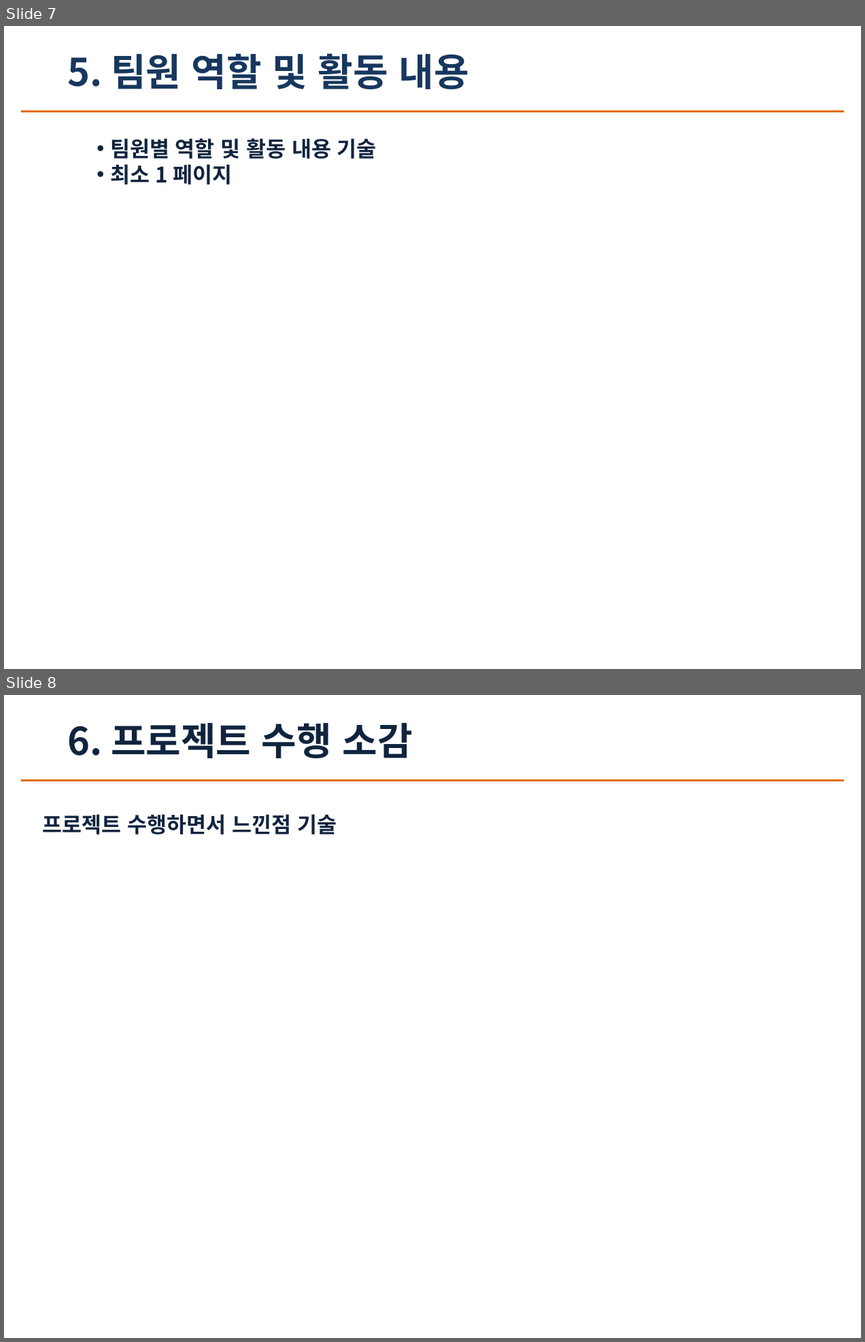
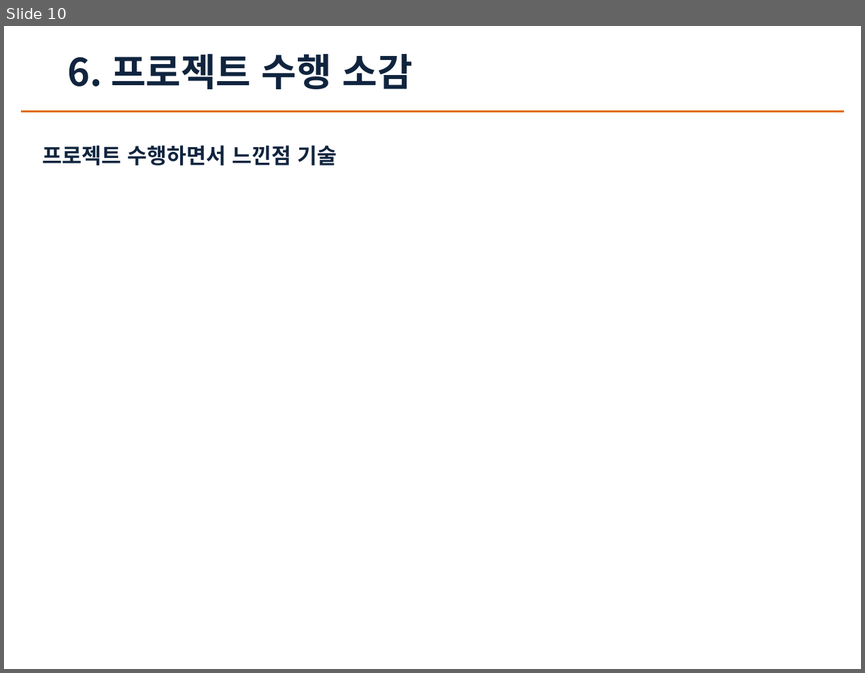
Before and after one commit to Hong-lol/sever11team, a slide deck: 서버프로그래밍11팀.pptx. Shown one above the other, each under a label of ours: slides 7 and 8 before the commit, slide 10 after it. The pictures are 865x1342 and 865x673 pixels, drawn with LibreOffice and Linux fonts; fonts in the diff are those of the drawing. Boxes give left, top, right and bottom in pixels: in the first picture for what was removed or moved away, otherwise in the second. Text is boxed around its words. In the diff, an @@ line names an element or a change of style, - is before the commit and + after.

```diff
--- a/서버프로그래밍11팀.pptx
+++ b/서버프로그래밍11팀.pptx
@@ slide 7 removed at [4,26,861,669], background #FFFFFF @@
@@ text removed at [67,53,469,89] @@
-5. 팀원 역할 및 활동 내용
@@ line removed from (21, 111) to (844, 111) @@
@@ text removed at [110,138,377,184] @@
-• 팀원별 역할 및 활동 내용 기술
-• 최소 1 페이지
@@ what was slide 8 is now slide 10 @@
```
Also in this commit, not shown: 5 slides changed, 4 slides added, 1 other slide removed, 9 other files.
